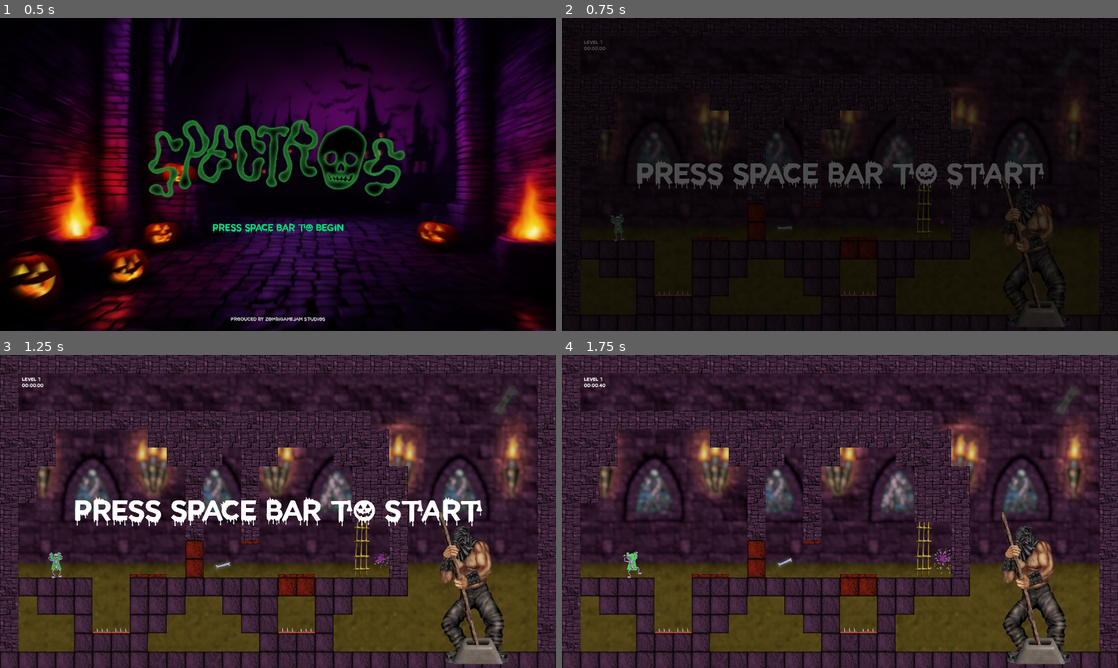
Above: before the commit, frames 1-4 (two rows, left to right).
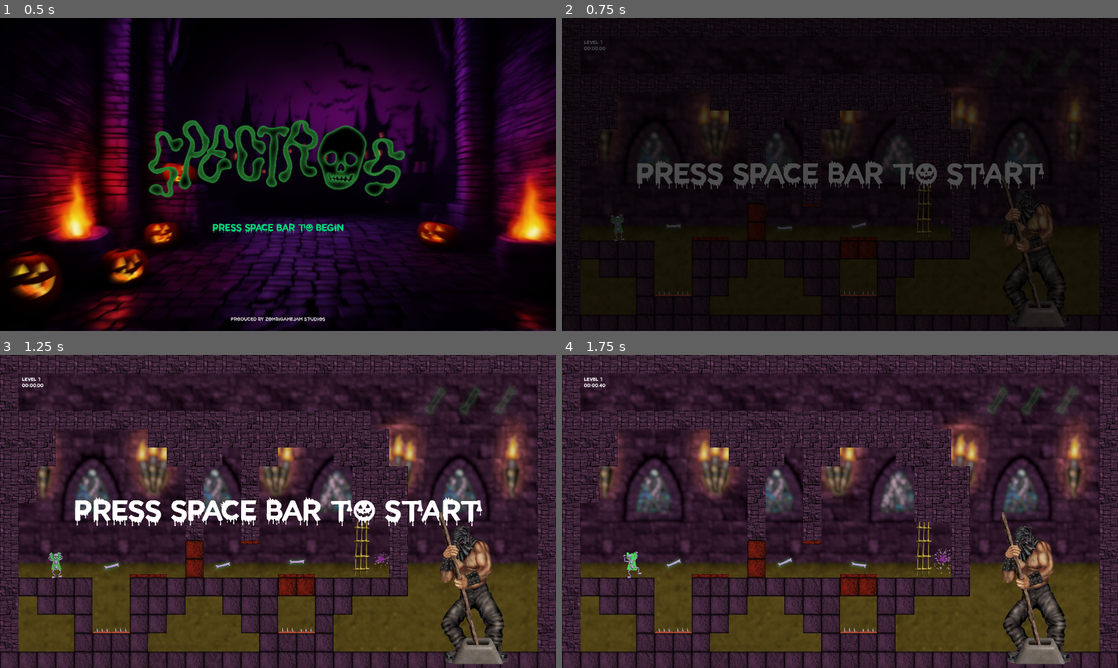
Above: after the commit, the same moments.

Repository: Drew-Wagner/Spectros
Game: Godot game, scene res://scenes/main_menu.tscn
Two runs of this game, one before a commit and one after it. Both use one fixed random seed, a clock stepped at 60 frames per second and the inputs below.
Inputs:
- Up to frame 1 (0.5 s): no input
- Up to frame 2 (0.75 s): click "PRESS SPACE BAR TO BEGIN" at 0.5 s
- Up to frame 3 (1.25 s): no input
- Up to frame 4 (1.75 s): tap Space (toggle) at 1.25, 1.35 s

Frame 1 is identical in both runs. In frame 2, less than 0.1% of the frame differs, in the area x 18-55%, y 65-68%; in frame 3, 0.2%; in frame 4, 0.2%, in the area x 18-87%, y 10-69%.

Commit message:
Bone collection animation DONE!!

Diff:
--- a/gui/bone_collection.gd
+++ b/gui/bone_collection.gd
@@ -8,10 +8,12 @@
 var bone_amount: int
 var bone_icons: Array[BoneIcon]
 var bones_collected_amount = 0
+var bones_in_collection_progress = 0
 
 func on_bone_count_updated(value: int):
 	bone_amount = value
 	bones_collected_amount = 0
+	bones_in_collection_progress = 0
 
 	for bone in bone_icons:
 		bone.queue_free()
@@ -24,9 +26,17 @@
 		bone_icons.append(bone_icon_instance)
 
 
-func on_bone_collected():
+func on_move_bone_to_collection(bone: BoneCollected):
+	var bone_index = bone_amount - bones_collected_amount - 1 - bones_in_collection_progress
+	var slot = bone_icons[bone_index]
+	bones_in_collection_progress += 1
+	bone.move_to_collection_slot(slot)
+
+func bone_arrived_to_collection():
 	_turn_on_bone_by_number(bones_collected_amount)
 	bones_collected_amount += 1
+	bones_in_collection_progress -= 1
+
 
 func _turn_on_bone_by_number(number: int):
 	var bone_index = bone_amount - number - 1
--- a/gui/bone_icon.gd
+++ b/gui/bone_icon.gd
@@ -2,7 +2,8 @@
 class_name BoneIcon
 
 @export var bone_full_texture: Texture2D
-
+@onready var particles: GPUParticles2D = $GPUParticles2D
 
 func set_full_texture():
 	texture = bone_full_texture
+	particles.emitting  = true
--- a/gui/bone_icon.tscn
+++ b/gui/bone_icon.tscn
@@ -1,8 +1,45 @@
-[gd_scene load_steps=4 format=3 uid="uid://chv82bw6fflfk"]
+[gd_scene load_steps=10 format=3 uid="uid://chv82bw6fflfk"]
 
 [ext_resource type="Script" path="res://gui/bone_icon.gd" id="1_k4y4x"]
 [ext_resource type="Texture2D" uid="uid://ci706pxpnh80" path="res://materials/os_slots.png" id="2_ive2m"]
 [ext_resource type="Texture2D" uid="uid://dlqrse0jmsug" path="res://materials/os_slots_empty.png" id="3_rxnix"]
+[ext_resource type="Texture2D" uid="uid://c8w8tqajmi2p4" path="res://materials/stasis_particle.png" id="4_1js33"]
+
+[sub_resource type="Gradient" id="Gradient_5ncoh"]
+colors = PackedColorArray(0, 1, 0, 1, 1, 1, 1, 0)
+
+[sub_resource type="GradientTexture1D" id="GradientTexture1D_u5pm7"]
+gradient = SubResource("Gradient_5ncoh")
+
+[sub_resource type="Curve" id="Curve_vpauq"]
+max_value = 3.0
+_data = [Vector2(0, 1), 0.0, 0.0, 0, 0, Vector2(0.148762, 3), 0.0, 0.0, 0, 0, Vector2(0.998859, 0.5), 0.0, 0.0, 0, 0]
+point_count = 3
+
+[sub_resource type="CurveTexture" id="CurveTexture_8ak2w"]
+curve = SubResource("Curve_vpauq")
+
+[sub_resource type="ParticleProcessMaterial" id="ParticleProcessMaterial_knsfc"]
+emission_shape = 6
+emission_ring_axis = Vector3(0, 0, 1)
+emission_ring_height = 1.0
+emission_ring_radius = 5.0
+emission_ring_inner_radius = 0.0
+particle_flag_align_y = true
+particle_flag_disable_z = true
+direction = Vector3(0, 0, 0)
+spread = 180.0
+flatness = 1.0
+gravity = Vector3(0, 300, 0)
+orbit_velocity_min = 0.0
+orbit_velocity_max = 0.0
+linear_accel_min = 100.0
+linear_accel_max = 100.0
+radial_accel_min = 500.0
+radial_accel_max = 500.0
+scale_curve = SubResource("CurveTexture_8ak2w")
+color_ramp = SubResource("GradientTexture1D_u5pm7")
+turbulence_noise_strength = 9.0
 
 [node name="BoneIcon" type="TextureRect"]
 custom_minimum_size = Vector2(128, 128)
@@ -14,3 +51,15 @@
 stretch_mode = 5
 script = ExtResource("1_k4y4x")
 bone_full_texture = ExtResource("2_ive2m")
+
+[node name="GPUParticles2D" type="GPUParticles2D" parent="."]
+position = Vector2(80, 64)
+emitting = false
+amount = 30
+process_material = SubResource("ParticleProcessMaterial_knsfc")
+texture = ExtResource("4_1js33")
+lifetime = 1.5
+one_shot = true
+preprocess = 0.1
+speed_scale = 2.5
+explosiveness = 1.0
--- a/scenes/elements/bone.tscn
+++ b/scenes/elements/bone.tscn
@@ -1,7 +1,8 @@
-[gd_scene load_steps=16 format=3 uid="uid://hnygefrtotfx"]
+[gd_scene load_steps=17 format=3 uid="uid://hnygefrtotfx"]
 
 [ext_resource type="Script" path="res://scripts/elements/bone.gd" id="1_5rkjn"]
 [ext_resource type="Texture2D" uid="uid://c6epstetyoo8y" path="res://materials/os.png" id="2_3em5n"]
+[ext_resource type="PackedScene" uid="uid://ca50cv03q5j31" path="res://scenes/elements/bone_collected.tscn" id="2_oe1nx"]
 [ext_resource type="AudioStream" uid="uid://diaacvin060px" path="res://sounds/LEVIER_GJ_STATE_Bonus.wav" id="2_sa7ny"]
 [ext_resource type="AudioStream" uid="uid://dfobsjyc35md" path="res://sounds/LEVIER_GJ_FOL_Bones_Pick_01.wav" id="3_63j5t"]
 [ext_resource type="AudioStream" uid="uid://caf28w62ny1gm" path="res://sounds/LEVIER_GJ_FOL_Bones_Pick_02.wav" id="4_ullux"]
@@ -91,6 +92,7 @@
 
 [node name="Bone" type="Node2D" groups=["bones"]]
 script = ExtResource("1_5rkjn")
+bone_collected_scene = ExtResource("2_oe1nx")
 reward_sound = ExtResource("2_sa7ny")
 reward_sound_random_array = Array[AudioStream]([ExtResource("3_63j5t"), ExtResource("4_ullux"), ExtResource("5_0orvm"), ExtResource("6_u3e6t")])
 
--- /dev/null
+++ b/scenes/elements/bone_collected.gd
@@ -0,0 +1,42 @@
+extends Node2D
+class_name BoneCollected
+
+signal bone_arrived_to_collection()
+
+const SPEED = 1200
+const TARGET_OFFSET = Vector2(-3, -4)
+const TARGET_SCALE = Vector2(1.85,  1.85)
+const TARGET_ROTATION = -0.73 - (3 * TAU)
+
+var target_position: Vector2
+var target_direction: Vector2
+var initial_distance: float
+
+# Called every frame. 'delta' is the elapsed time since the previous frame.
+func _process(delta):
+	if target_position == null:
+		return
+
+	var distance = (target_position - global_position).length()
+	var movement = target_direction * delta * SPEED
+	if distance < movement.length():
+		global_position = target_position
+		bone_arrived_to_collection.emit()
+		queue_free()
+		return
+
+	global_position += movement
+	var move_percent = (initial_distance - distance) / initial_distance
+	scale = lerp(Vector2.ONE, TARGET_SCALE, move_percent)
+	rotation = lerpf(0, TARGET_ROTATION, move_percent)
+
+
+func move_to_collection_slot(slot: BoneIcon):
+	var slot_size = slot.texture.get_size()
+	target_position = slot.global_position
+	target_position += (slot_size / 2)
+	target_position += TARGET_OFFSET
+
+	target_direction = (target_position - global_position).normalized()
+	initial_distance = (target_position - global_position).length()
+	print(target_direction, ", ", initial_distance)
--- /dev/null
+++ b/scenes/elements/bone_collected.tscn
@@ -0,0 +1,39 @@
+[gd_scene load_steps=9 format=3 uid="uid://ca50cv03q5j31"]
+
+[ext_resource type="Script" path="res://scenes/elements/bone_collected.gd" id="1_4xs22"]
+[ext_resource type="Texture2D" uid="uid://c6epstetyoo8y" path="res://materials/os.png" id="1_be0sp"]
+[ext_resource type="Texture2D" uid="uid://c8w8tqajmi2p4" path="res://materials/stasis_particle.png" id="1_km8dc"]
+
+[sub_resource type="Gradient" id="Gradient_42kea"]
+offsets = PackedFloat32Array(0.00530504, 1)
+colors = PackedColorArray(0.775, 1, 0.25, 1, 1, 1, 1, 0)
+
+[sub_resource type="GradientTexture1D" id="GradientTexture1D_vgo58"]
+gradient = SubResource("Gradient_42kea")
+
+[sub_resource type="Curve" id="Curve_q56xv"]
+_data = [Vector2(0, 0.801752), 0.0, 0.0, 0, 0, Vector2(1, 0), 0.0, 0.0, 0, 0]
+point_count = 2
+
+[sub_resource type="CurveTexture" id="CurveTexture_cqclh"]
+curve = SubResource("Curve_q56xv")
+
+[sub_resource type="ParticleProcessMaterial" id="ParticleProcessMaterial_j364n"]
+lifetime_randomness = 0.25
+emission_shape = 1
+emission_sphere_radius = 15.0
+gravity = Vector3(0, 15, 0)
+scale_curve = SubResource("CurveTexture_cqclh")
+color_ramp = SubResource("GradientTexture1D_vgo58")
+
+[node name="BoneCollected" type="Node2D"]
+z_index = 5
+script = ExtResource("1_4xs22")
+
+[node name="Sprite2D" type="Sprite2D" parent="."]
+texture = ExtResource("1_be0sp")
+
+[node name="GPUParticles2D" type="GPUParticles2D" parent="."]
+amount = 25
+process_material = SubResource("ParticleProcessMaterial_j364n")
+texture = ExtResource("1_km8dc")
--- a/scenes/game.tscn
+++ b/scenes/game.tscn
@@ -229,7 +229,9 @@
 [node name="Toggleable" type="Node2D" parent="CanvasLayer/VBoxContainer/HBoxContainer/MarginContainer/TextureRect"]
 script = ExtResource("13_qf1cm")
 
-[node name="ColorRect" type="ColorRect" parent="CanvasLayer"]
+[node name="TransitionOverlay" type="ColorRect" parent="CanvasLayer"]
+unique_name_in_owner = true
+visible = false
 anchors_preset = 15
 anchor_right = 1.0
 anchor_bottom = 1.0
@@ -237,16 +239,16 @@
 grow_vertical = 2
 color = Color(0, 0, 0, 1)
 
-[node name="SceneTransitionAnimPlayer" type="AnimationPlayer" parent="CanvasLayer/ColorRect"]
+[node name="SceneTransitionAnimPlayer" type="AnimationPlayer" parent="CanvasLayer/TransitionOverlay"]
 unique_name_in_owner = true
 libraries = {
 "": SubResource("AnimationLibrary_8x8ek")
 }
 
-[node name="TransitionParticles" type="Node2D" parent="CanvasLayer/ColorRect"]
-unique_name_in_owner = true
-
-[node name="PumpkinBats" type="CPUParticles2D" parent="CanvasLayer/ColorRect/TransitionParticles"]
+[node name="TransitionParticles" type="Node2D" parent="CanvasLayer/TransitionOverlay"]
+unique_name_in_owner = true
+
+[node name="PumpkinBats" type="CPUParticles2D" parent="CanvasLayer/TransitionOverlay/TransitionParticles"]
 position = Vector2(1920, 490)
 emitting = false
 amount = 20
@@ -264,7 +266,7 @@
 radial_accel_min = -80.65
 scale_amount_max = 2.0
 
-[node name="Pumpkins" type="CPUParticles2D" parent="CanvasLayer/ColorRect/TransitionParticles"]
+[node name="Pumpkins" type="CPUParticles2D" parent="CanvasLayer/TransitionOverlay/TransitionParticles"]
 position = Vector2(1920, 490)
 emitting = false
 amount = 20
@@ -281,7 +283,7 @@
 linear_accel_max = 1000.0
 radial_accel_min = -80.65
 
-[node name="Spiders" type="CPUParticles2D" parent="CanvasLayer/ColorRect/TransitionParticles"]
+[node name="Spiders" type="CPUParticles2D" parent="CanvasLayer/TransitionOverlay/TransitionParticles"]
 position = Vector2(-736, -704)
 emitting = false
 amount = 20
@@ -299,7 +301,7 @@
 radial_accel_min = -80.65
 scale_amount_max = 3.0
 
-[node name="Bats" type="CPUParticles2D" parent="CanvasLayer/ColorRect/TransitionParticles"]
+[node name="Bats" type="CPUParticles2D" parent="CanvasLayer/TransitionOverlay/TransitionParticles"]
 position = Vector2(1920, 490)
 emitting = false
 amount = 20
--- a/scenes/levels/Level3.tscn
+++ b/scenes/levels/Level3.tscn
@@ -61,6 +61,12 @@
 [node name="Bone" parent="Bones" instance=ExtResource("3_rw3hl")]
 position = Vector2(768, 720)
 
+[node name="Bone2" parent="Bones" instance=ExtResource("3_rw3hl")]
+position = Vector2(1024, 720)
+
+[node name="Bone3" parent="Bones" instance=ExtResource("3_rw3hl")]
+position = Vector2(384, 720)
+
 [node name="Enemies" type="Node" parent="."]
 
 [node name="SpawnPoint" type="Marker2D" parent="."]
--- a/scenes/levels/Level4.tscn
+++ b/scenes/levels/Level4.tscn
@@ -111,11 +111,9 @@
 
 [node name="Spikes" parent="Hazard" instance=ExtResource("6_ooy8t")]
 position = Vector2(736, 928)
-is_on = false
 
 [node name="Spikes2" parent="Hazard" instance=ExtResource("6_ooy8t")]
 position = Vector2(800, 928)
-is_on = false
 
 [node name="FinishArea" parent="." instance=ExtResource("8_oiy8w")]
 position = Vector2(-800, 192)
--- a/scripts/base_level.gd
+++ b/scripts/base_level.gd
@@ -5,6 +5,8 @@
 signal bone_collected()
 signal all_bones_collected()
 signal bone_count_updated(value: int)
+signal move_bone_to_collection(bone: BoneCollected)
+signal bone_arrived_to_collection()
 
 var bones_remaining: int
 
@@ -22,6 +24,7 @@
 		if bone is Collectible:
 			n_bones += 1
 			bone.collected.connect(_on_bone_collected)
+			bone.move_bone_to_collection_event.connect(_move_bone_to_collection)
 
 	bones_remaining = n_bones
 	bone_count_updated.emit(bones_remaining)
@@ -34,6 +37,14 @@
 	bone_collected.emit()
 	if bones_remaining == 0:
 		all_bones_collected.emit()
+
+func _move_bone_to_collection(bone: BoneCollected):
+	bone.bone_arrived_to_collection.connect(on_bone_arrived_to_collection)
+	move_bone_to_collection.emit(bone)
+
+
+func on_bone_arrived_to_collection():
+	bone_arrived_to_collection.emit()
 
 func _on_finish_area_body_entered(body):
 	if not body is MainCharacter:
--- a/scripts/components/kill_box.gd
+++ b/scripts/components/kill_box.gd
@@ -29,6 +29,9 @@
 @export var ignore_groups: Array[StringName]
 
 func _on_body_entered(body: Node2D):
+	if not is_enabled:
+		return
+
 	for group in ignore_groups:
 		if body.is_in_group(group):
 			return
--- a/scripts/elements/bone.gd
+++ b/scripts/elements/bone.gd
@@ -1,7 +1,13 @@
 extends Collectible
+class_name CollectibleBone
 
+signal move_bone_to_collection_event(bone_collected: BoneCollected)
+
+@export var bone_collected_scene: PackedScene
 @onready var rotation_player: AnimationPlayer = $%RotationPlayer
 @onready var hover_player: AnimationPlayer = $%HoverPlayer
+
+var is_collected = false
 
 # Called when the node enters the scene tree for the first time.
 func _ready():
@@ -17,3 +23,15 @@
 
 	rotation_player.advance(random_rotation_time)
 	hover_player.advance(random_hover_time)
+
+
+func _on_area_2d_body_entered(body):
+	if not body is MainCharacter or is_collected:
+		return
+
+	is_collected = true
+	var bone_collected_instance = bone_collected_scene.instantiate() as BoneCollected
+	get_parent().add_child(bone_collected_instance)
+	bone_collected_instance.global_position = global_position
+	move_bone_to_collection_event.emit(bone_collected_instance)
+	super._on_area_2d_body_entered(body)
--- a/scripts/enemy_spider.gd
+++ b/scripts/enemy_spider.gd
@@ -157,5 +157,7 @@
 func _draw():
 	if spider_body == null:
 		return
-
-	draw_texture_rect(web_texture, Rect2(-2,-32, 5, spider_body.position.y), true)
+	var canvas_transform = get_canvas_transform()
+	var angle = spider_body.position.angle_to(Vector2.DOWN)
+	draw_set_transform_matrix(canvas_transform.rotated(-angle).translated(Vector2.UP * 32))
+	draw_texture_rect(web_texture, Rect2(-2,0, 5, spider_body.position.y + 32), true)
--- a/scripts/game_manager.gd
+++ b/scripts/game_manager.gd
@@ -41,6 +41,7 @@
 
 	print(audio_effects_player)
 	OnOff.toggle.connect(play_toggle_sound)
+	%TransitionOverlay.show()
 	start_level()
 
 func next_level():
@@ -71,7 +72,8 @@
 	level = levels[level_index].instantiate() as BaseLevel
 	level.completed.connect(next_level)
 	level.bone_count_updated.connect(bone_collection.on_bone_count_updated)
-	level.bone_collected.connect(bone_collection.on_bone_collected)
+	level.move_bone_to_collection.connect(bone_collection.on_move_bone_to_collection)
+	level.bone_arrived_to_collection.connect(bone_collection.bone_arrived_to_collection)
 
 	Callable($LevelHolder.add_child).call_deferred(level)
 	Callable(level.propagate_call).call_deferred("set_physics_process", [false])
Not shown: 1 places in scenes/game.tscn that only renumber resources
Not shown: 1 places in scenes/levels/level_1.tscn that only renumber resources
